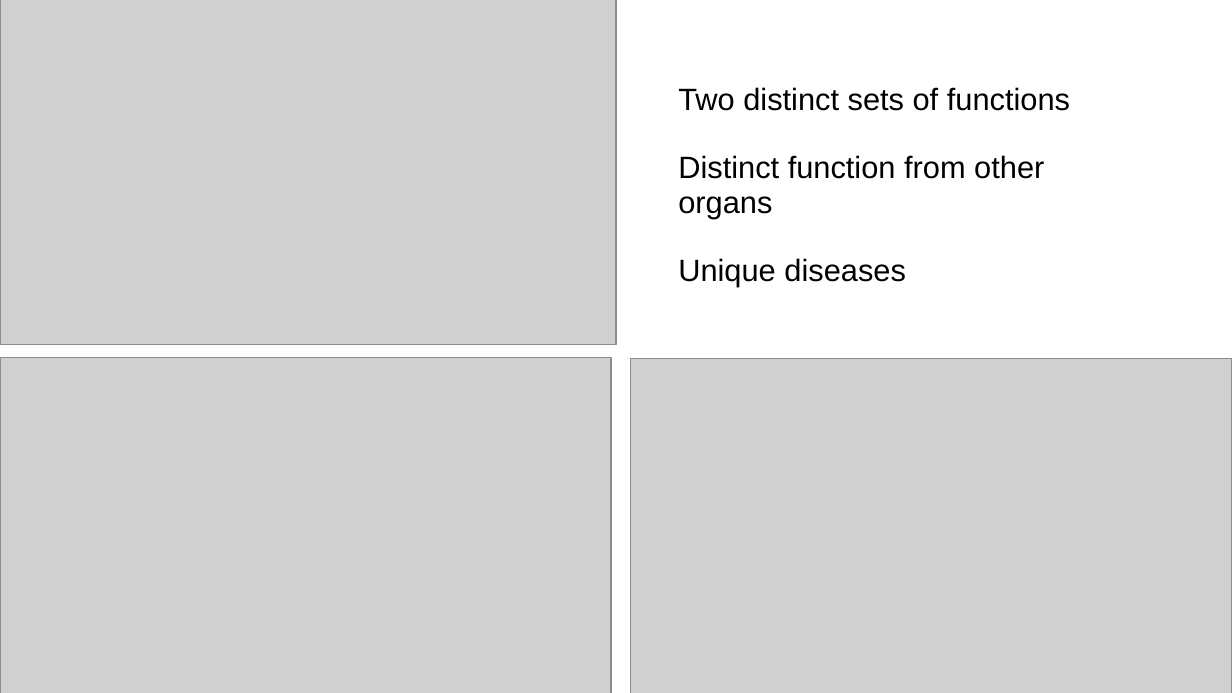
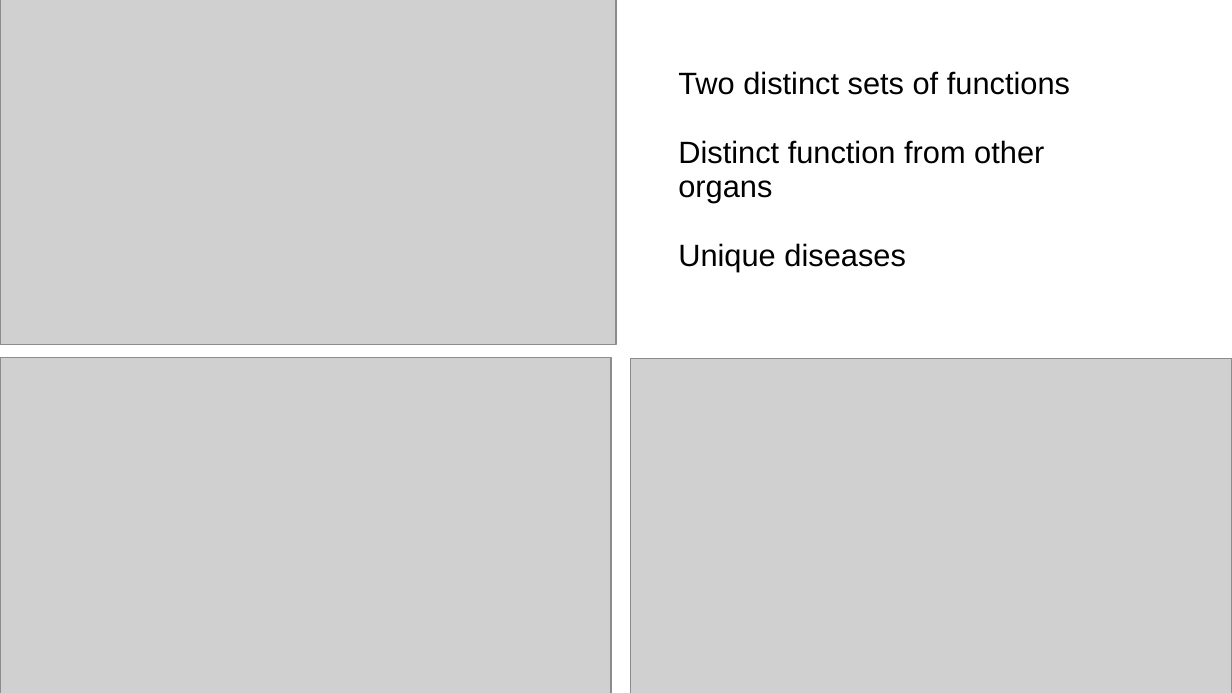
Before and after one commit to bryanesmith/panc-lightning-talk, a slide deck: slide 4 of pancreapedia-mlib-lightning.2012-07.ppt. Drawn at 1232x693 pixels with LibreOffice and Linux fonts; fonts in the diff are those of the drawing; grey boxes stand for pictures; background and template pictures are left out. Boxes give left, top, right and bottom in pixels: in the first picture for what was removed or moved away, otherwise in the second. Text is boxed around its words. In the diff, an @@ line names an element or a change of style, - is before the commit and + after.

```diff
--- a/pancreapedia-mlib-lightning.2012-07.ppt
+++ b/pancreapedia-mlib-lightning.2012-07.ppt
@@ text "Two distinct sets of functions": place and size @@
-text "Two distinct sets of functions" at box(678, 87, 1070, 287)
+text "Two distinct sets of functions" at box(678, 71, 1070, 272)
```
Also in this commit, not shown: 4 other slides changed, 1 other file.
